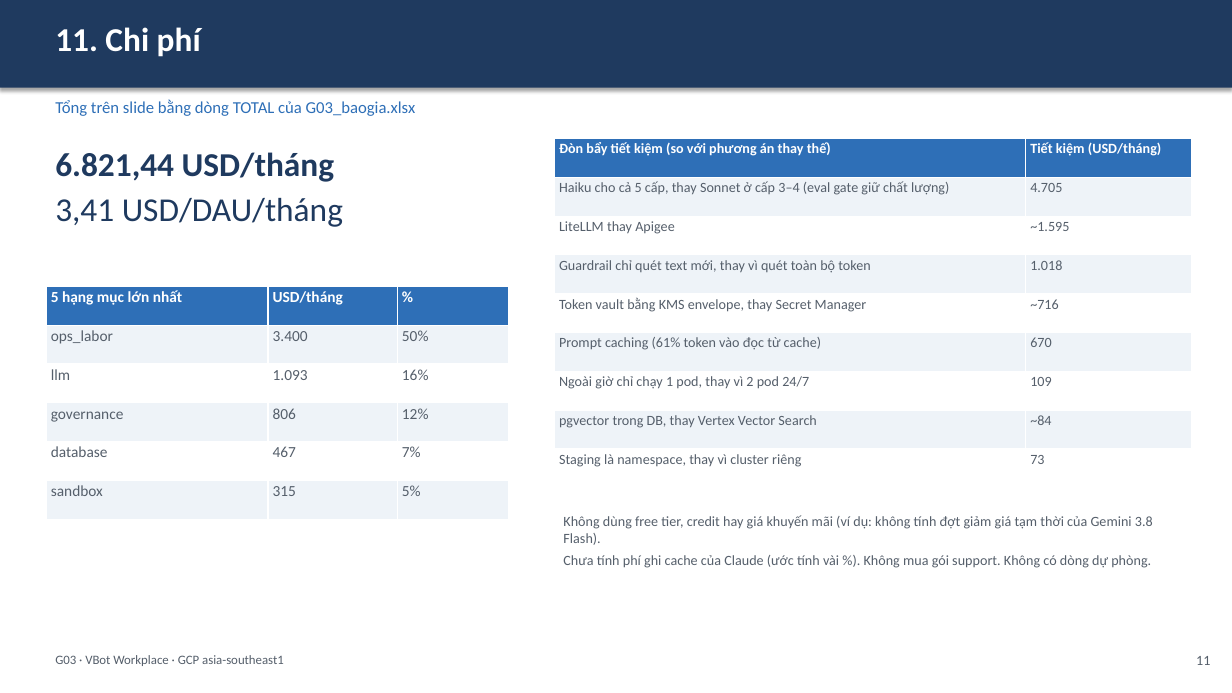
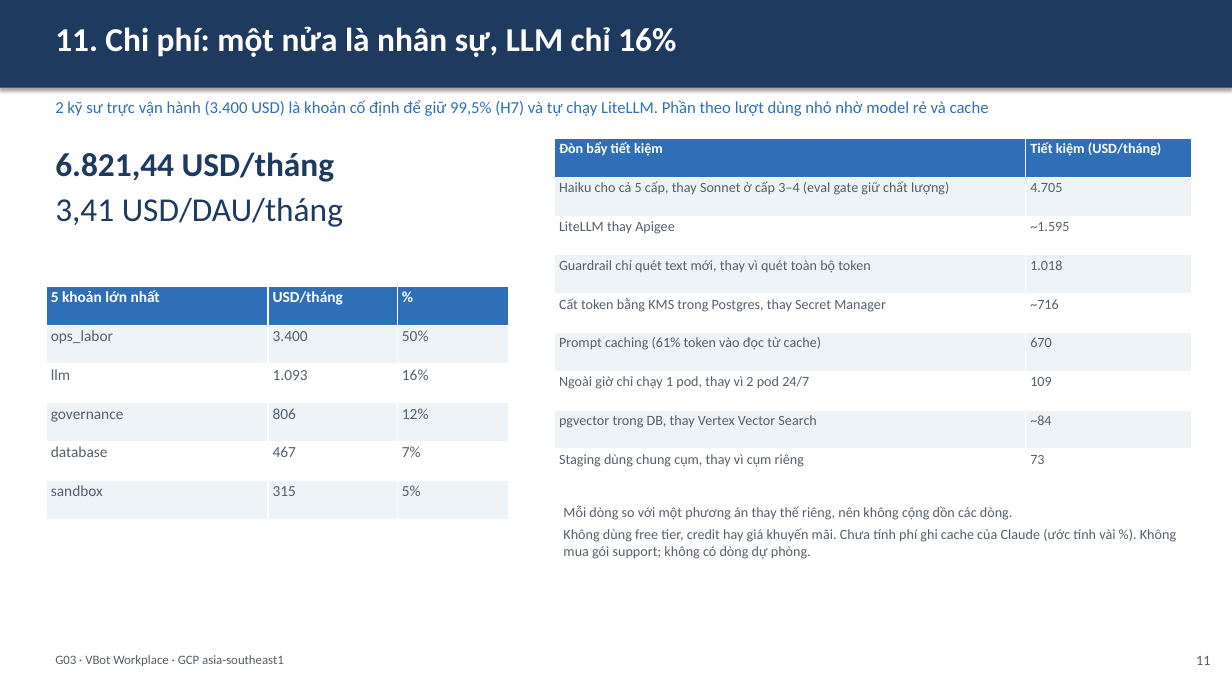
Before and after one commit to anhltsefpt/VBot-production-capstone, a slide deck: slide 13 of anh-le/G03_slide.pptx (slide 12 before the commit). Drawn at 1232x693 pixels with LibreOffice and Linux fonts; fonts in the diff are those of the drawing. Boxes give left, top, right and bottom in pixels: in the first picture for what was removed or moved away, otherwise in the second. Text is boxed around its words. In the diff, an @@ line names an element or a change of style, - is before the commit and + after.

```diff
--- a/anh-le/G03_slide.pptx
+++ b/anh-le/G03_slide.pptx
@@ text at (55, 26, 676, 57): text changed @@
-11. Chi phí
+11. Chi phí: một nửa là nhân sự, LLM chỉ 16%
@@ text at (55, 100, 989, 116): text changed @@
-Tổng trên slide bằng dòng TOTAL của G03_baogia.xlsx
+2 kỹ sư trực vận hành (3.400 USD) là khoản cố định để giữ 99,5% (H7) và tự chạy LiteLLM. Phần theo lượt dùng nhỏ nhờ model rẻ và cache
@@ table at (555, 139, 1192, 488) @@
-row 1, column 1: Đòn bẩy tiết kiệm (so với phương án thay thế)
+row 1, column 1: Đòn bẩy tiết kiệm
-row 5, column 1: Token vault bằng KMS envelope, thay Secret Manager
+row 5, column 1: Cất token bằng KMS trong Postgres, thay Secret Manager
-row 9, column 1: Staging là namespace, thay vì cluster riêng
+row 9, column 1: Staging dùng chung cụm, thay vì cụm riêng
@@ table at (46, 287, 508, 519) @@
-row 1, column 1: 5 hạng mục lớn nhất
+row 1, column 1: 5 khoản lớn nhất
@@ text at (563, 505, 1176, 559): text changed @@
-Không dùng free tier, credit hay giá khuyến mãi (ví dụ: không tính đợt giảm giá tạm thời của Gemini 3.8 Flash).
-Chưa tính phí ghi cache của Claude (ước tính vài %). Không mua gói support. Không có dòng dự phòng.
+Mỗi dòng so với một phương án thay thế riêng, nên không cộng dồn các dòng.
+Không dùng free tier, credit hay giá khuyến mãi. Chưa tính phí ghi cache của Claude (ước tính vài %). Không mua gói support; không có dòng dự phòng.
```
Also in this commit, not shown: 11 other slides changed, 4 slides added, 1 slide removed, 2 other files.
